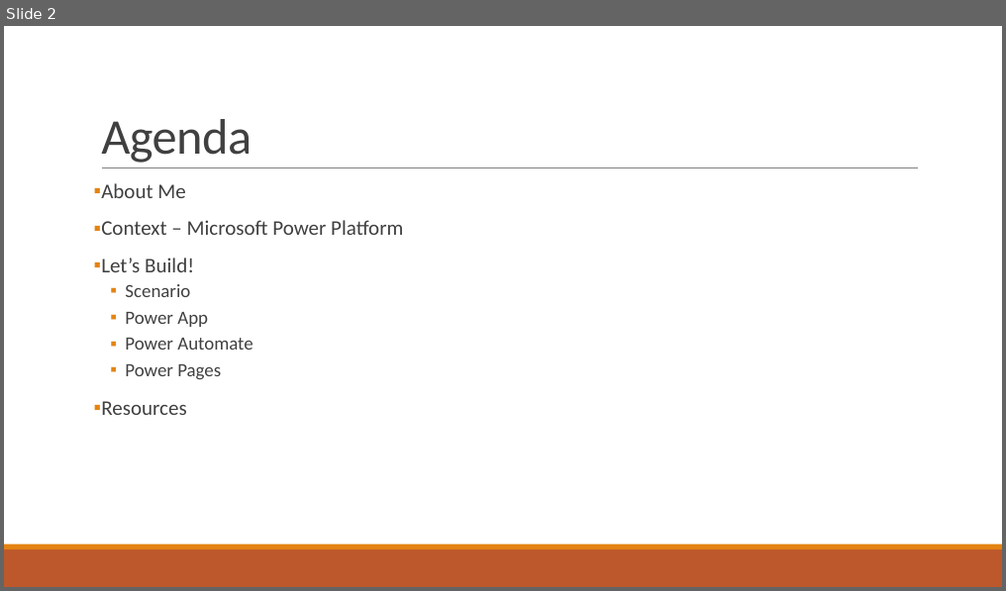
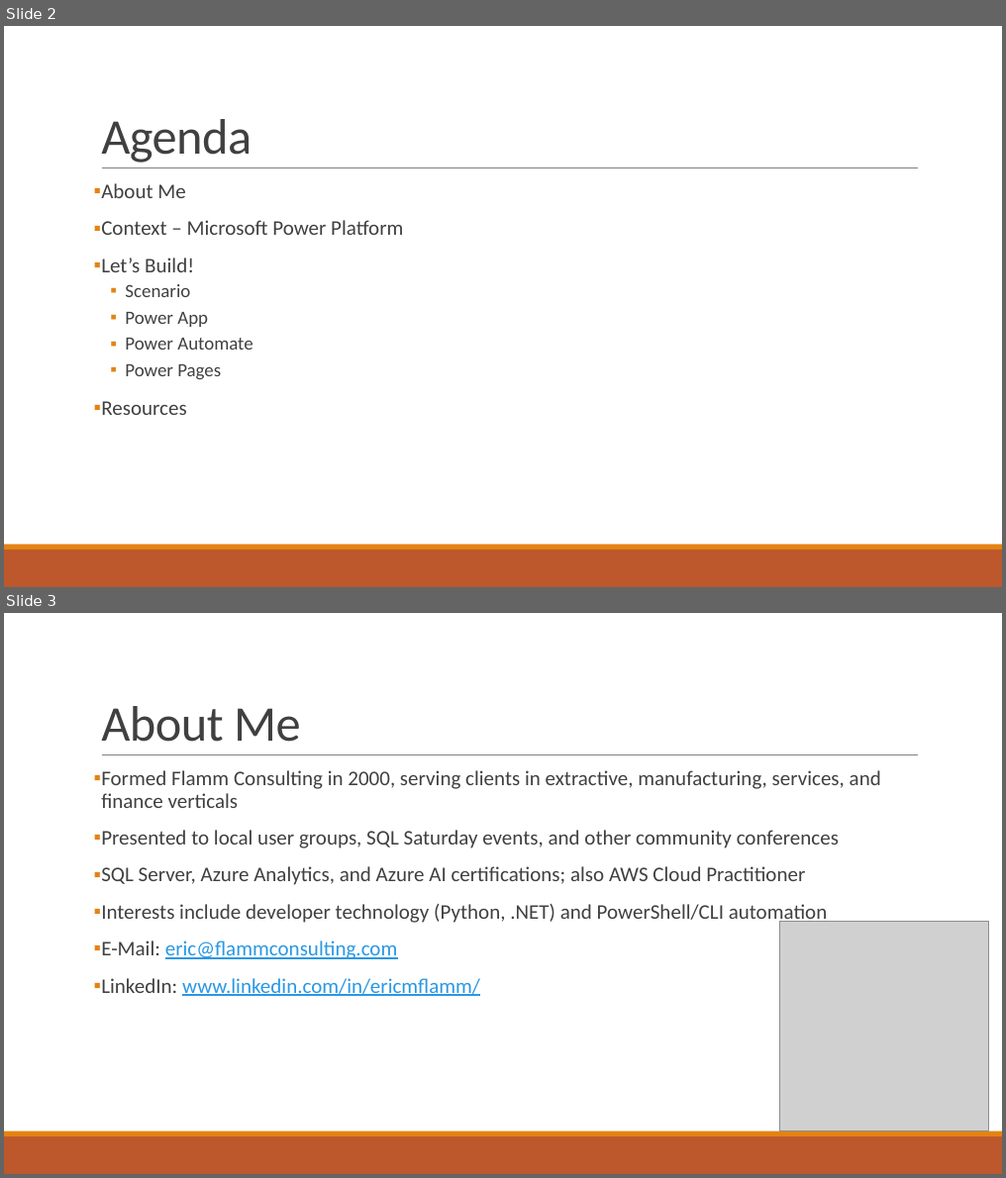
Before and after one commit to eflamm/presentations, a slide deck: Pilot to CoPilot(s).pptx. Shown one above the other, each under a label of ours: slide 2 before the commit, slides 2 and 3 after it. The pictures are 1006x591 and 1006x1178 pixels, drawn with LibreOffice and Linux fonts; fonts in the diff are those of the drawing; grey boxes stand for pictures. Boxes give left, top, right and bottom in pixels: in the first picture for what was removed or moved away, otherwise in the second. Text is boxed around its words. In the diff, an @@ line names an element or a change of style, - is before the commit and + after.

```diff
--- a/Pilot to CoPilot(s).pptx
+++ b/Pilot to CoPilot(s).pptx
@@ slide 3 added at (4, 613, 1002, 1174), background #FFFFFF; not listed: 3 template elements that a slide beside it also shows @@
@@ title added at (101, 706, 301, 742), 48 pt, text #404040 @@
+About Me
@@ text added at (101, 770, 881, 996), 20 pt, text #404040 @@
+▪ Formed Flamm Consulting in 2000, serving clients in extractive, manufacturing, services, and finance verticals
+▪ Presented to local user groups, SQL Saturday events, and other community conferences
+▪ SQL Server, Azure Analytics, and Azure AI certifications; also AWS Cloud Practitioner
+▪ Interests include developer technology (Python, .NET) and PowerShell/CLI automation
+▪ E-Mail: eric@flammconsulting.com
+▪ LinkedIn: www.linkedin.com/in/ericmflamm/
@@ picture added at (779, 922, 988, 1131) @@
```
Also in this commit, not shown: 11 other slides added, 1 other file.
